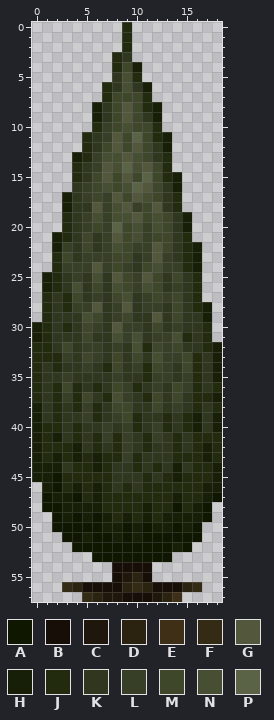
File history of a pixel-art sprite, sprites/DECO/BUS1B0.png. The first picture shows the starting point.
The file is 19x58 pixels.
Palette (. is transparent): A #0f1700  B #170f07  C #1f170b  D #2b230f  E #3f2f17  F #332b13  G #53573b  H #171f07  J #232b0f  K #2f371f  L #373f27  M #3f472b  N #474f33  P #5b6347
Pixels before, first column x 0:
 0 .........J.........
 1 .........J.........
 2 .........J.........
 3 ........JK.........
 4 ........JMH........
 5 ........KNJ........
 6 .......JKNKH.......
 7 .......JMMMJ.......
 8 ......HKMGMJH......
 9 ......HKMGMKH......
10 ......JLMNMMJ......
11 .....JKLGMPMJH.....
12 .....JKMGMGMKH.....
13 ....HJLNNGNMKJ.....
14 ....JKLGNPNGMJ.....
15 ....JKMGMGMPMJH....
16 ....KLMNMNPGMKH....
17 ...HKLMLGMGNMKJ....
18 ...HKKGLNGLMGKJ....
19 ...JKLNLNNGMNMKH...
20 ...JKLMLPMNLNMKH...
21 ..HJKMKLGMNLMMKJ...
22 ..HLKMKLNMLLGMKJH..
23 ..JMKLLLMMKLGLKJH..
24 ..JLLLGLMLKMNLLJH..
25 .HJKLKNKGMLGMKMKJ..
26 .HJKNKMKNMLNMKLKJ..
27 .JKJMKLKMNKLMLMKJ..
28 .JKJLLGKLGKLLKMKJH.
29 .JKKKNMKLMKKGKMKKH.
30 HJKJKMLKGLLKMKLKKJ.
31 HJKKKMKKNLNKLLNJKJ.
32 JJKMKLLKLKNJMLMKKJH
33 JJJLKMLKMKMKNLLMJKH
34 JKJKKLKJMKLJMLKMJKH
35 JKKLKKKKLKKJLLKLJKH
36 JKJMJKJKMLJKLKMLJKJ
37 JKJLJMKJNLKJMKMKJJH
38 HKJKJLJKMMKKMKLKJKJ
39 HKJKKLJKLMJKKJKJHKH
40 HJJKJKKLKLJKLJKJHKH
41 HJHKJKJLJLKJLKJKJJJ
42 HJJJHKJKJLKJKKJKJHJ
43 HJHJHJHJJLJKKKJJJHJ
44 HHHKJJHJKKJKJKHKJJH
45 HHAJJJJJKKKJKJHJJJH
46 .HAJHJHJKJKJJJJJJHH
47 .AHHAJHJJJJJJJHJJHA
48 .AAHHHHJJJJHJJAJHA.
49 ..AHAHAHJHJHJHHHHA.
50 ..AAAAAHHAHAHHAHA..
51 ...AAHAAHAHAAAAAA..
52 ....AAAAAAAAAAHA...
53 ......AAAAAAAA.....
54 ........BBBB.......
55 ........BCDB.......
56 ...FDBBBBDFDBBBDF..
57 .....FDCCBBBCDE....
After the commit:
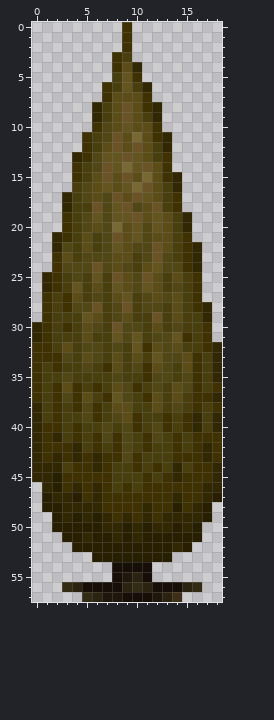
What changed:
colour A: #0f1700 -> #281f00
colour G: #53573b -> #6c5326
colour H: #171f07 -> #312700
colour J: #232b0f -> #403100
colour K: #2f371f -> #493f0d
colour L: #373f27 -> #514715
colour M: #3f472b -> #5c4d16
colour N: #474f33 -> #64551e
colour P: #5b6347 -> #786932
Where, in picture pixels (left, top, right, bottom), the same in both pictures:
changed: (32, 22, 222, 562)
